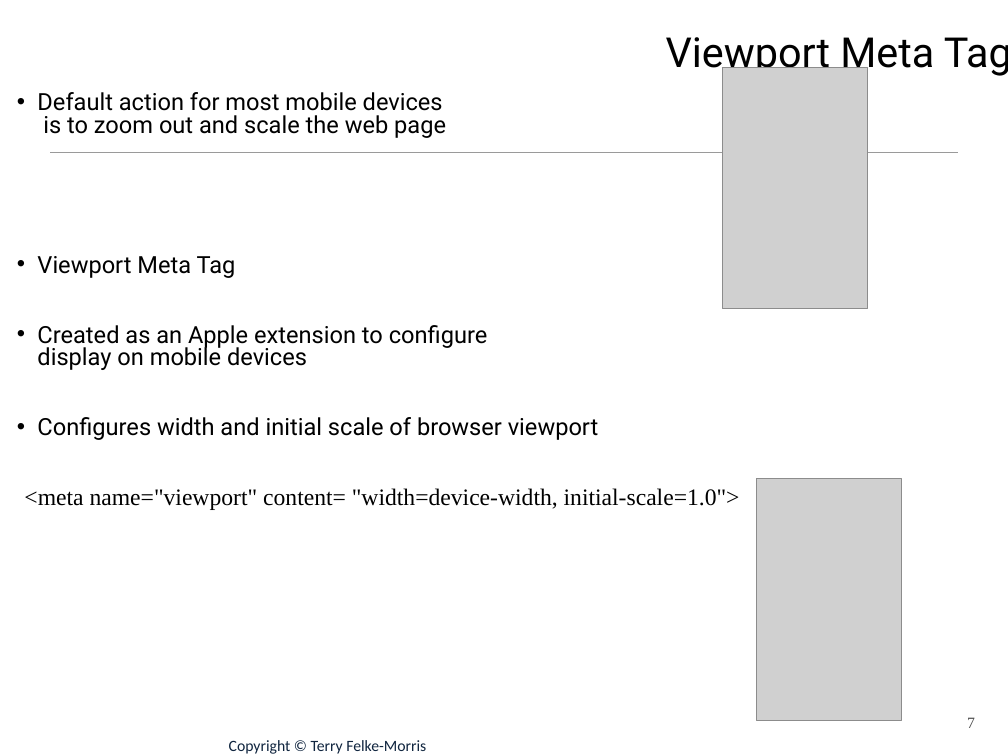
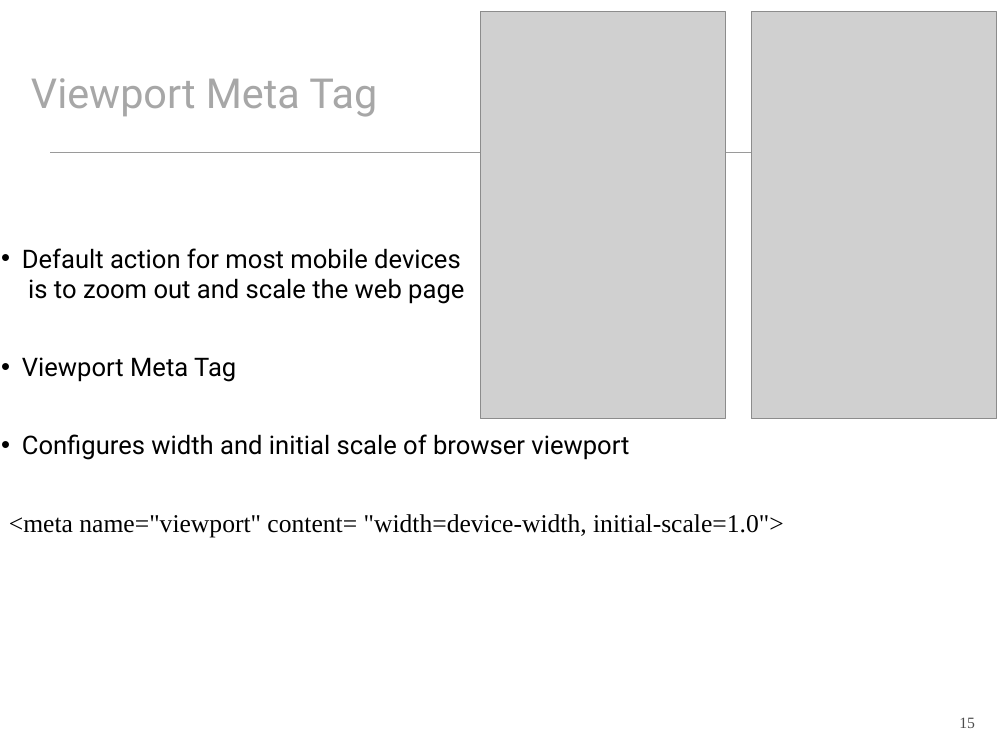
Before and after one commit to wit-web-dev-2015/web-dev-1, a slide deck: slide 15 of topic07/talk-1/a-css-layout-part2.pptx (slide 7 before the commit). Drawn at 1008x756 pixels with LibreOffice and Linux fonts; fonts in the diff are those of the drawing; grey boxes stand for pictures. Boxes give left, top, right and bottom in pixels: in the first picture for what was removed or moved away, otherwise in the second. Text is boxed around its words. In the diff, an @@ line names an element or a change of style, - is before the commit and + after.

```diff
--- a/topic07/talk-1/a-css-layout-part2.pptx
+++ b/topic07/talk-1/a-css-layout-part2.pptx
@@ picture: place and size @@
-picture at (722,67,868,309)
+picture at (481,11,725,418)
@@ picture: place and size @@
-picture at (756,479,902,721)
+picture at (751,11,996,418)
@@ title "Viewport Meta Tag": place and size @@
-title "Viewport Meta Tag" at (666,37,1008,77)
+title "Viewport Meta Tag" at (31,78,377,117)
@@ title "Viewport Meta Tag" at (31,78,377,117): text colour #000000 to #A7A7A7; alignment right to left @@
@@ text "Default action for most mobile ...": place and size @@
-text "Default action for most mobile ..." at (24,92,740,510)
+text "Default action for most mobile ..." at (9,248,784,538)
@@ text "Default action for most mobile ..." at (9,248,784,538): size 24.1 to 26 pt; line spacing 0.8 to 1 @@
@@ text at (37,325,488,370): paragraph removed @@
-• Created as an Apple extension to configure
-  display on mobile devices
@@ page number at (959,717,975,728): text changed @@
-7
+15
@@ text removed at (229,740,426,754) @@
-Copyright © Terry Felke-Morris
```
Also in this commit, not shown: 14 other slides changed, 6 slides added, 5 slides removed, 32 other files.
